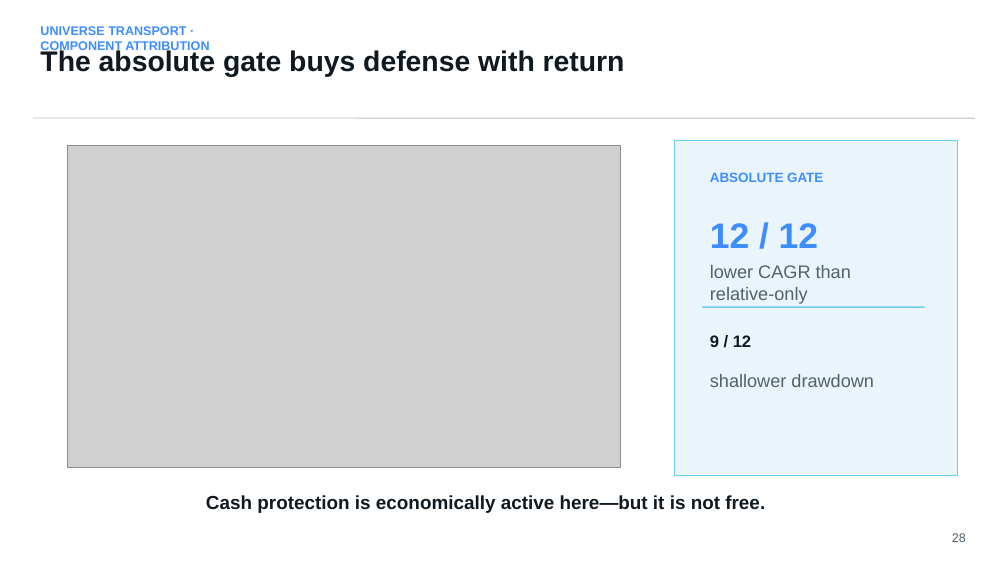
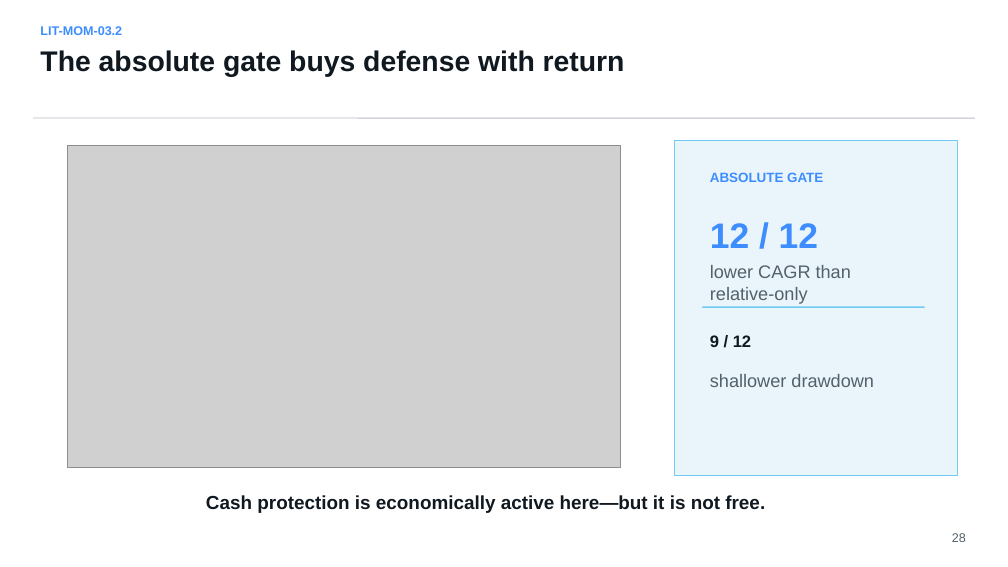
Before and after one commit to Francisc0Franc0/Time-Series-Modeling-Gen5, a slide deck: slide 28 of literature_studies/presentations/gen5_lit_mom_03_1_dual_momentum_study.pptx. Drawn at 1008x567 pixels with LibreOffice and Linux fonts; fonts in the diff are those of the drawing; grey boxes stand for pictures. Boxes give left, top, right and bottom in pixels: in the first picture for what was removed or moved away, otherwise in the second. Text is boxed around its words. In the diff, an @@ line names an element or a change of style, - is before the commit and + after.

```diff
--- a/literature_studies/presentations/gen5_lit_mom_03_1_dual_momentum_study.pptx
+++ b/literature_studies/presentations/gen5_lit_mom_03_1_dual_momentum_study.pptx
@@ text at (40, 26, 122, 35): text changed @@
-UNIVERSE TRANSPORT · COMPONENT ATTRIBUTION
+LIT-MOM-03.2
```
Also in this commit, not shown: 9 other slides changed, 6 slides added, 8 other files.
